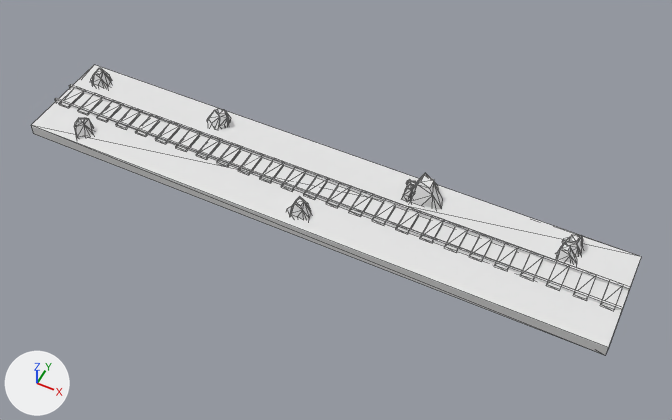
Before and after pictures for a commit that changed the glTF model assets/models/Terrain/terrain3.glb.
The view is the same before and after, from a 50 mm camera at (24.2, -44.9, 54.8) aimed at (2.0, -0.6, -0.7). Lighting does not change. The marker at lower left points along +X, +Y and +Z. The first picture is the older version. Mesh edges are drawn as thin lines.

Names of what the first picture shows: 'Ground3', 'Rail3', 'rock'.
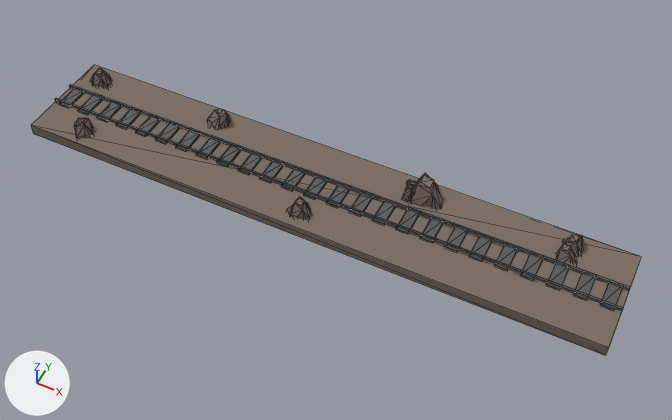
What differs and where, as boxes (x1, y1, x2, y2) in the pictures (672 x 420 px):
'Ground3', recoloured (white to brown)
    both: (31, 65, 641, 355)
'Rail3', recoloured
    both: (55, 84, 630, 311)
'rock', recoloured (darker)
    both: (287, 197, 311, 220)

The change, as a diff of the scene's bpy script:
```diff
--- a/assets/models/Terrain/terrain3.glb.py
+++ b/assets/models/Terrain/terrain3.glb.py
@@ mat_material_004 @@
+mat_material_004 = principled_material('Material.004')
+mat_material_004.base_color = (0.139, 0.139, 0.139)  # dark grey #686868
+mat_material_004.metallic = 0.48
+mat_material_004.roughness = 0.469
@@ mat_material_003 @@
+mat_material_003 = principled_material('Material.003')
+mat_material_003.base_color = (0.204, 0.159, 0.131)  # brown #7d6f65
+mat_material_003.roughness = 1.0
@@ me_cube_030 @@
 me_cube_030.from_pydata(...)  # 264 vertices, 492 faces; spans x -25.0..25.0, y -4.5..4.5, z -1.1..2.3
-me_cube_030.materials.append(mat_material)  # white #e7e7e7
+me_cube_030.materials.append(mat_material_003)  # brown #7d6f65
@@ me_cube_044 @@
 me_cube_044.from_pydata(...)  # 32 vertices, 60 faces; spans x -1.06..1.14, y -3.82..-2.06, z -0.28..1.76
+me_cube_044.materials.append(mat_material_003)  # brown #7d6f65
@@ me_cube_061 @@
 me_cube_061.from_pydata(...)  # 216 vertices, 324 faces; spans x -25.0..25.0, y -1.2..1.2, z 0.3..0.8
+me_cube_061.materials.append(mat_material_004)  # dark grey #686868
```
